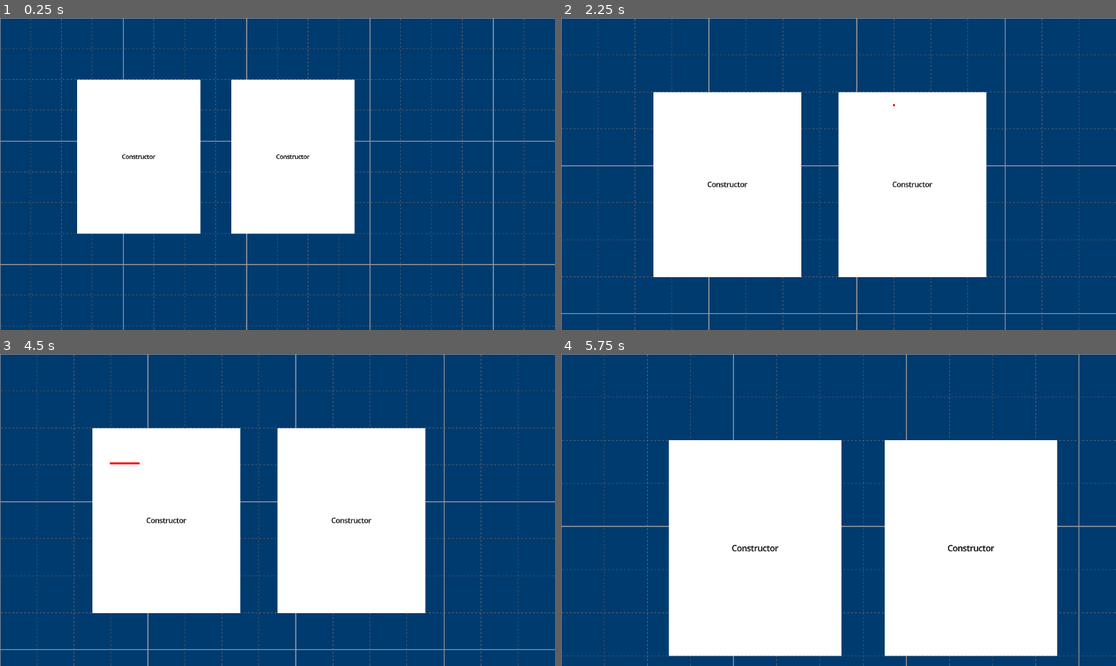
Above: before the commit, frames 1-4 (two rows, left to right).
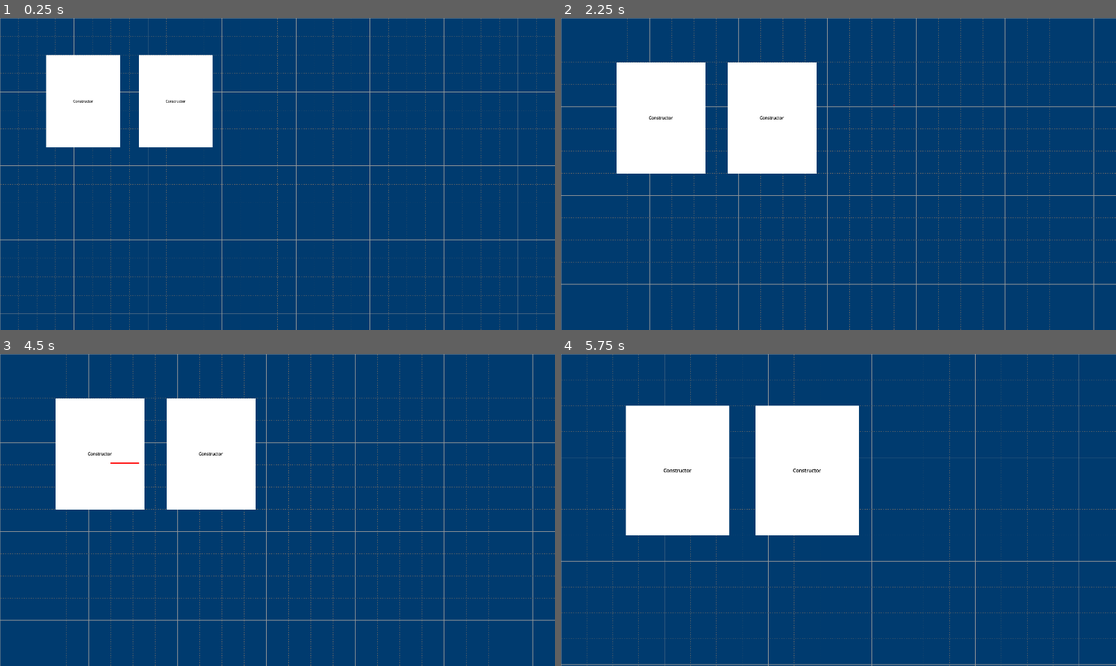
Above: after the commit, the same moments.

Repository: joshrehm/satisfactory-floor-planner
Game: Godot game, scene res://main_scene.tscn
Two runs of this game, one before a commit and one after it. Both use one fixed random seed, a clock stepped at 60 frames per second and the inputs below.
Inputs (mouse positions are in pixels of both pictures, inside the frame that each line leads up to):
- Up to frame 1 (0.25 s): no input
- Up to frame 2 (2.25 s): tap Enter at 0.5, 2 s; drag from (699, 155) to (855, 155) at 0.52 s; tap Space at 1.25 s; drag from (855, 155) to (699, 155) at 1.27 s; move the mouse to (894, 105) at 2.02 s; hold Mouse wheel up (zoom_in) from 2.03 s (still down); click (894, 105) at 2.17 s
- Up to frame 3 (4.5 s): release Mouse wheel up (zoom_in) at 2.75 s; tap Space at 2.75, 4.25 s; drag from (249, 572) to (349, 519) at 2.77 s; tap Enter at 3.5 s; move the mouse to (444, 556) at 3.52 s; hold Right mouse button (camera_pan) 3.53-4.25 s; click (444, 556) at 3.67 s; drag from (111, 463) to (194, 432) at 4.27 s
- Up to frame 4 (5.75 s): move the mouse to (866, 510) at 5.02 s; hold Mouse wheel up (zoom_in) from 5.03 s (still down); click (866, 510) at 5.17 s

The runs differ from the first frame. In frame 1, 28% of the frame differs, in the area x 0-100%, y 0-100%; in frame 2, 36%; in frame 3, 36%; in frame 4, 46%.

Commit message:
More refactoring

Diff:
--- a/Scenes/UI/Background/background.tscn
+++ b/Scenes/UI/FloorplanUi/Background/background.tscn
@@ -1,6 +1,6 @@
 [gd_scene load_steps=2 format=3 uid="uid://3jjp7nwvusos"]
 
-[ext_resource type="Script" path="res://Scenes/UI/Background/background.gd" id="1_dygxg"]
+[ext_resource type="Script" path="res://Scenes/UI/FloorplanUi/Background/background.gd" id="1_dygxg"]
 
 [node name="Background" type="CanvasLayer"]
 layer = -1
--- a/Scenes/UI/FloorplanUi/floorplan_ui.tscn
+++ b/Scenes/UI/FloorplanUi/floorplan_ui.tscn
@@ -1,7 +1,7 @@
 [gd_scene load_steps=3 format=3 uid="uid://jt22ceo6xh1p"]
 
 [ext_resource type="Script" path="res://Scenes/UI/FloorplanUi/floorplan_ui.gd" id="1_if6gf"]
-[ext_resource type="PackedScene" uid="uid://3jjp7nwvusos" path="res://Scenes/UI/Background/background.tscn" id="2_kl0r6"]
+[ext_resource type="PackedScene" uid="uid://3jjp7nwvusos" path="res://Scenes/UI/FloorplanUi/Background/background.tscn" id="2_kl0r6"]
 
 [node name="Ui" type="CanvasLayer"]
 script = ExtResource("1_if6gf")
--- a/project.godot
+++ b/project.godot
@@ -10,7 +10,7 @@
 
 [application]
 
-config/name="Satisfactory Layout"
+config/name="Satisfactory Floor Planner"
 run/main_scene="res://main_scene.tscn"
 config/features=PackedStringArray("4.3", "Forward Plus")
 config/icon="res://icon.svg"
@@ -18,6 +18,11 @@
 [autoload]
 
 Globals="*res://globals.gd"
+
+[display]
+
+window/size/viewport_width=1920
+window/size/viewport_height=1080
 
 [dotnet]
 
Renamed: Scenes/UI/Background/background.gd -> Scenes/UI/FloorplanUi/Background/background.gd
